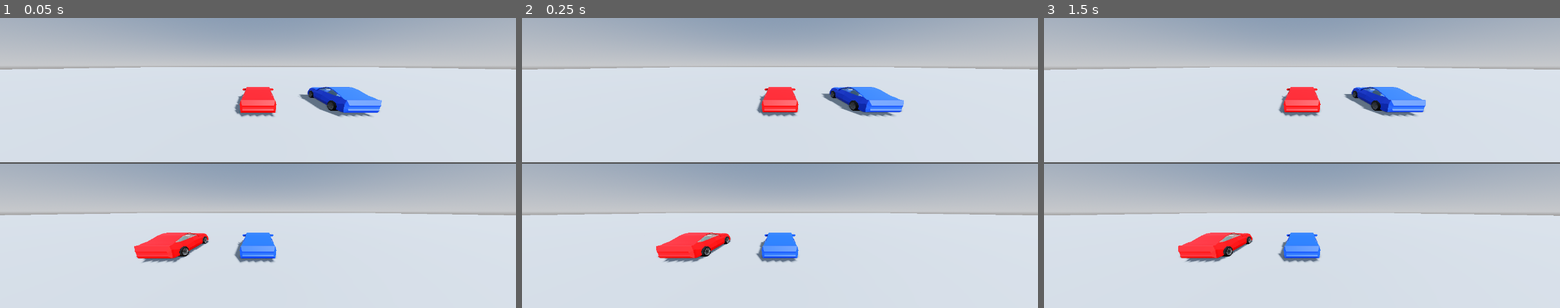
Above: before the commit, frames 1-3 (left to right).
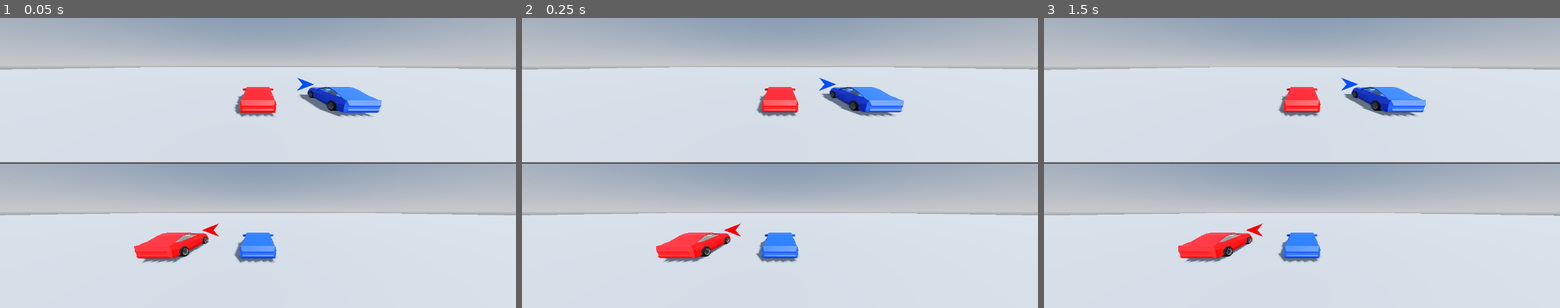
Above: after the commit, the same moments.

Repository: erte-del/2p-racing-game
Game: Godot game, scene res://scenes/main.tscn
Same seed, same stepped clock (60 frames per second), same inputs: the game is played once before the commit and once after it.
Inputs:
- Up to frame 1 (0.05 s): no input
- Up to frame 2 (0.25 s): no input
- Up to frame 3 (1.5 s): tap Enter at 1.25 s

The runs differ from the first frame. In frame 1, 0.1% of the frame differs, in the area x 39-61%, y 20-76%; in frame 2, 0.1%; in frame 3, 0.1%.

Commit message:
Add rival direction arrow to each split-screen view
A small arrow orbits each player's car at a fixed radius, pointing along
the ground at the other car and painted in the rival's colour.

Both halves of the screen render the same World3D, so a plain 3D arrow
would appear in both views. Each arrow therefore sits on its own visual
layer that the other player's camera culls, with main.gd pairing the
layer to the camera that must ignore it. Cull masks subtract the rival's
layer rather than listing wanted ones, so anything added to the world
later stays visible to both players by default.

The arrow also rolls about its own nose so its flat face turns towards
its camera. Lying flat it was edge-on and nearly invisible whenever the
rival was straight ahead or behind, which is much of the time.

Co-Authored-By: Claude Opus 5 <noreply@anthropic.com>

Diff:
--- a/scenes/main.tscn
+++ b/scenes/main.tscn
@@ -1,8 +1,9 @@
-[gd_scene load_steps=9 format=3]
+[gd_scene load_steps=10 format=3]
 
 [ext_resource type="Script" path="res://scripts/main.gd" id="1_main"]
 [ext_resource type="PackedScene" path="res://scenes/car/car.tscn" id="2_car"]
 [ext_resource type="Script" path="res://scripts/chase_camera.gd" id="3_cam"]
+[ext_resource type="Script" path="res://scripts/rival_arrow.gd" id="4_arrow"]
 
 [sub_resource type="ProceduralSkyMaterial" id="Sky_mat"]
 
@@ -51,6 +52,12 @@
 input_prefix = "p2"
 body_color = Color(0.05, 0.25, 0.9, 1)
 
+[node name="ArrowP1" type="MeshInstance3D" parent="."]
+script = ExtResource("4_arrow")
+
+[node name="ArrowP2" type="MeshInstance3D" parent="."]
+script = ExtResource("4_arrow")
+
 [node name="Split" type="VBoxContainer" parent="."]
 anchors_preset = 15
 anchor_right = 1.0
--- a/scripts/main.gd
+++ b/scripts/main.gd
@@ -1,20 +1,43 @@
 extends Node3D
 
-## Wires each split-screen camera to the car it follows.
+## Builds the two split-screen views.
 ##
 ## The cars live here, in the main scene, so they share one World3D and can
 ## collide with each other. Each SubViewport inherits that same world and
 ## contributes only its own camera, which is what makes split screen work
 ## without duplicating the level.
 
-@onready var _views: Array[Array] = [
-	[$Car1, $Split/TopView/SubViewport/Camera as ChaseCamera],
-	[$Car2, $Split/BottomView/SubViewport/Camera as ChaseCamera],
-]
+## Visual layers carrying each player's private overlay. Because both halves
+## of the screen render the same world, anything on these layers has to be
+## culled by the other player's camera or it shows up in both views.
+const LAYER_WORLD := 1
+const LAYER_P1_ONLY := 2
+const LAYER_P2_ONLY := 3
+
+const ALL_LAYERS := 0xFFFFF  # Godot's 20 visual layers
+
+@onready var _car1: Car = $Car1
+@onready var _car2: Car = $Car2
+@onready var _camera1: ChaseCamera = $Split/TopView/SubViewport/Camera
+@onready var _camera2: ChaseCamera = $Split/BottomView/SubViewport/Camera
+@onready var _arrow1: RivalArrow = $ArrowP1
+@onready var _arrow2: RivalArrow = $ArrowP2
 
 
 func _ready() -> void:
-	for view in _views:
-		var car := view[0] as Node3D
-		var camera := view[1] as ChaseCamera
-		camera.follow(car)
+	_camera1.follow(_car1)
+	_camera2.follow(_car2)
+
+	# Each player sees an arrow in the *other* car's colour.
+	_arrow1.setup(_car1, _car2, _car2.body_color, LAYER_P1_ONLY, _camera1)
+	_arrow2.setup(_car2, _car1, _car1.body_color, LAYER_P2_ONLY, _camera2)
+
+	# Show everything except the rival's private layer. Subtracting one layer
+	# rather than listing the wanted ones means anything added to the world
+	# later is visible to both players by default.
+	_camera1.cull_mask = ALL_LAYERS & ~_bit(LAYER_P2_ONLY)
+	_camera2.cull_mask = ALL_LAYERS & ~_bit(LAYER_P1_ONLY)
+
+
+func _bit(layer: int) -> int:
+	return 1 << (layer - 1)
--- /dev/null
+++ b/scripts/rival_arrow.gd
@@ -0,0 +1,127 @@
+class_name RivalArrow
+extends MeshInstance3D
+
+## A small arrow that orbits one car at a fixed radius, always pointing along
+## the ground towards the other car, and painted in the rival's colour.
+##
+## It lives in the shared world rather than inside a SubViewport, so it is kept
+## out of the other player's half of the screen with a visual layer that the
+## rival's camera culls. See main.gd for how the two are paired up.
+
+@export var radius := 3.6          ## metres from the car it orbits
+@export var hover_height := 1.55   ## metres, clears the car roof (1.39 m)
+@export var arrow_length := 1.3    ## metres, nose to tail
+@export var arrow_width := 1.0     ## metres across the barbs
+## How fast the arrow swings round to a new bearing. Smoothing stops it
+## snapping about while the cars jostle at close range.
+@export var smoothing := 12.0
+
+var _owner_car: Node3D
+var _rival_car: Node3D
+## The one camera that renders this arrow, used to keep its face readable.
+var _camera: Camera3D
+## Current bearing to the rival, flattened onto the ground plane.
+var _bearing := Vector3.FORWARD
+
+
+## Point this arrow from one car towards another.
+## `layer` is the 1-based visual layer only the owner's camera renders.
+func setup(
+	owner_car: Node3D, rival_car: Node3D, colour: Color, layer: int, camera: Camera3D
+) -> void:
+	_owner_car = owner_car
+	_rival_car = rival_car
+	_camera = camera
+
+	mesh = _build_arrow()
+	material_override = _build_material(colour)
+	cast_shadow = SHADOW_CASTING_SETTING_OFF
+	layers = 1 << (layer - 1)
+
+	_bearing = _target_bearing()
+	_place()
+
+
+## Runs with physics, like the cars and cameras, so the arrow cannot jitter
+## against the car it is tracking.
+func _physics_process(delta: float) -> void:
+	if _owner_car == null or _rival_car == null:
+		return
+	var weight := 1.0 - exp(-smoothing * delta)
+	_bearing = _bearing.slerp(_target_bearing(), weight)
+	_place()
+
+
+## Direction from the owner to the rival, flattened onto the ground.
+func _target_bearing() -> Vector3:
+	var to_rival := _rival_car.global_position - _owner_car.global_position
+	to_rival.y = 0.0
+	# Cars exactly on top of each other give no usable bearing; hold the last.
+	if to_rival.length_squared() < 0.0001:
+		return _bearing
+	return to_rival.normalized()
+
+
+func _place() -> void:
+	var centre := _owner_car.global_position
+	global_position = centre + _bearing * radius + Vector3.UP * hover_height
+	# The mesh is built pointing down -Z, which is where look_at aims.
+	look_at(global_position + _bearing, Vector3.UP)
+	_face_camera()
+
+
+## Spin the arrow about its own nose so its flat face turns towards the camera.
+## The nose keeps pointing at the rival; only the roll changes. Without this
+## the arrow is edge-on, and nearly invisible, whenever the rival is straight
+## ahead of or behind the player.
+func _face_camera() -> void:
+	if _camera == null:
+		return
+	var to_camera := _camera.global_position - global_position
+	var nose := -global_transform.basis.z
+	# Only the part of that direction at right angles to the nose can be
+	# reached by rolling; the rest is along the axis we are rolling about.
+	var target := to_camera - nose * to_camera.dot(nose)
+	if target.length_squared() < 0.000001:
+		return
+	target = target.normalized()
+	# The mesh lies in its own XZ plane, so local Y is the face normal.
+	var face := global_transform.basis.y
+	var side := global_transform.basis.x
+	rotate_object_local(Vector3.BACK, -atan2(target.dot(side), target.dot(face)))
+
+
+## A flat chevron lying in the XZ plane, nose towards -Z.
+func _build_arrow() -> ArrayMesh:
+	var half_len := arrow_length * 0.5
+	var half_wid := arrow_width * 0.5
+	var vertices := PackedVector3Array([
+		Vector3(0.0, 0.0, -half_len),            # 0 nose
+		Vector3(-half_wid, 0.0, half_len),       # 1 left barb
+		Vector3(0.0, 0.0, half_len * 0.35),      # 2 notch
+		Vector3(half_wid, 0.0, half_len),        # 3 right barb
+	])
+	var normals := PackedVector3Array()
+	normals.resize(vertices.size())
+	normals.fill(Vector3.UP)
+
+	var arrays := []
+	arrays.resize(Mesh.ARRAY_MAX)
+	arrays[Mesh.ARRAY_VERTEX] = vertices
+	arrays[Mesh.ARRAY_NORMAL] = normals
+	arrays[Mesh.ARRAY_INDEX] = PackedInt32Array([0, 1, 2, 0, 2, 3])
+
+	var arrow := ArrayMesh.new()
+	arrow.add_surface_from_arrays(Mesh.PRIMITIVE_TRIANGLES, arrays)
+	return arrow
+
+
+func _build_material(colour: Color) -> StandardMaterial3D:
+	var material := StandardMaterial3D.new()
+	material.albedo_color = colour
+	# Unshaded so the arrow reads as UI rather than as part of the scene, and
+	# does not go dark when the car drives into shadow.
+	material.shading_mode = BaseMaterial3D.SHADING_MODE_UNSHADED
+	# Two-sided, so the flat arrow never vanishes from a low camera angle.
+	material.cull_mode = BaseMaterial3D.CULL_DISABLED
+	return material
Not shown, added: scripts/rival_arrow.gd.uid
Not shown, changed: README.md
